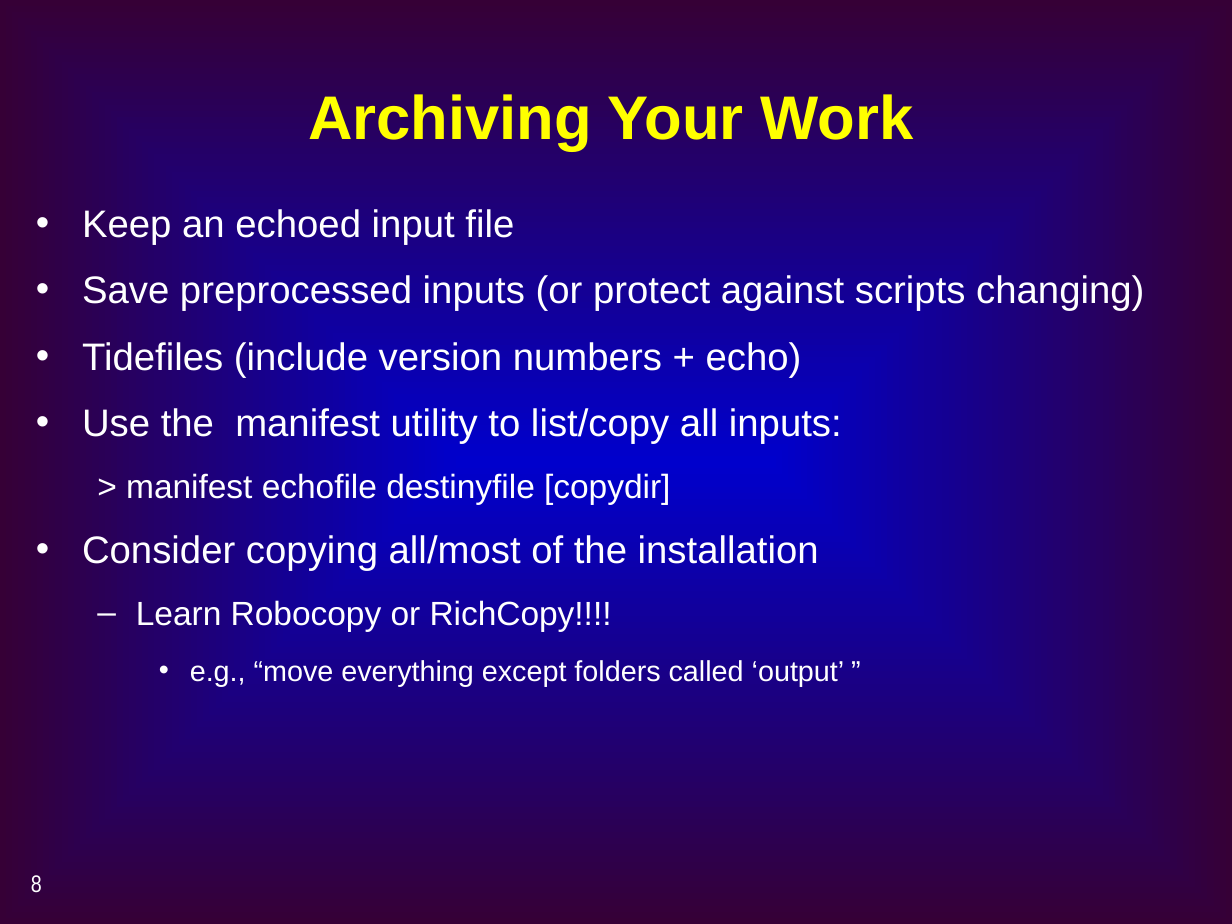
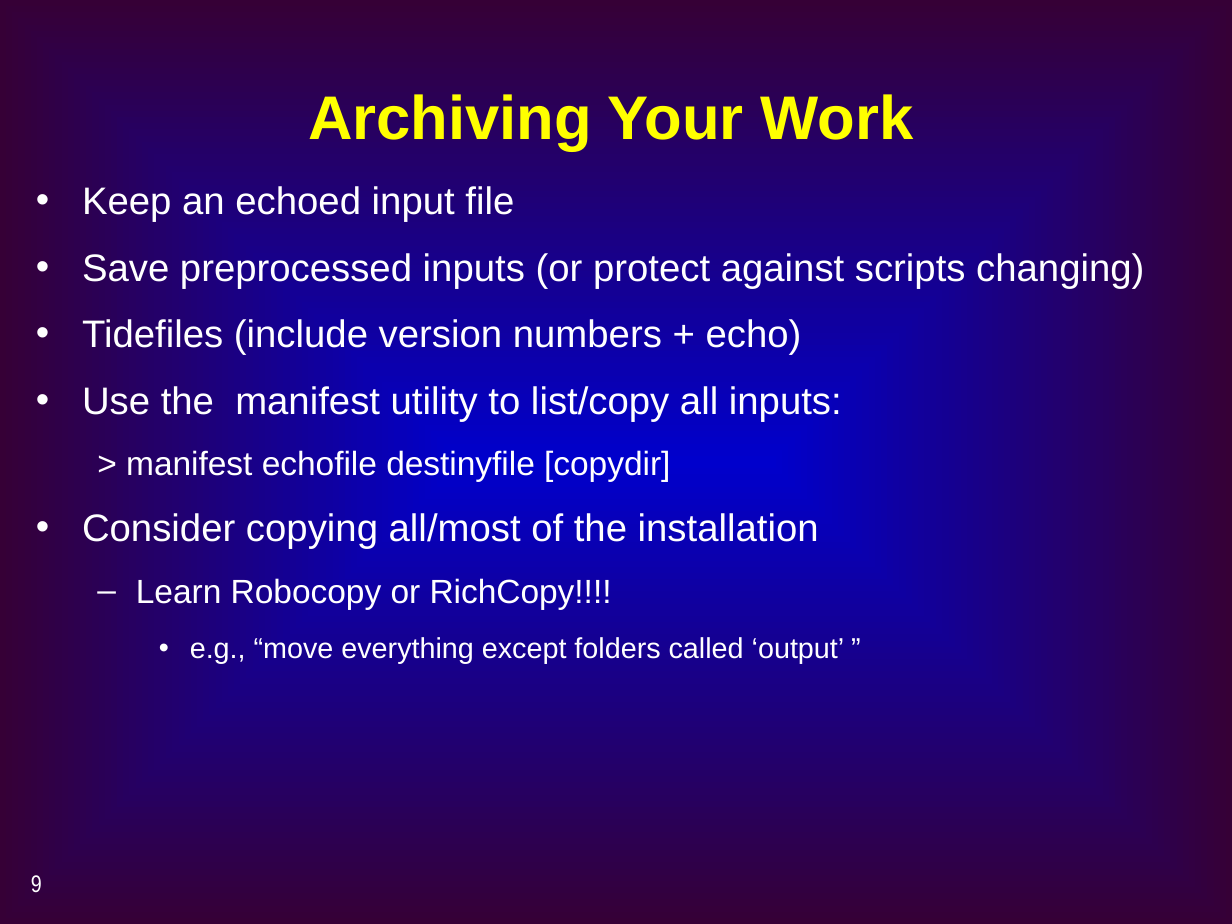
Before and after one commit to CADWRDeltaModeling/dsm2, a slide deck: slide 9 of dsm2/presentations/d4_move_archive_batch.ppt (slide 8 before the commit). Drawn at 1232x924 pixels with LibreOffice and Linux fonts; fonts in the diff are those of the drawing. Boxes give left, top, right and bottom in pixels: in the first picture for what was removed or moved away, otherwise in the second. Text is boxed around its words. In the diff, an @@ line names an element or a change of style, - is before the commit and + after.

```diff
--- a/dsm2/presentations/d4_move_archive_batch.ppt
+++ b/dsm2/presentations/d4_move_archive_batch.ppt
@@ text "Keep an echoed input file" moved from (x1=82, y1=209, x2=1144, y2=686) to (x1=82, y1=186, x2=1144, y2=664) @@
@@ page number at (x1=31, y1=875, x2=42, y2=893): text changed @@
-8
+9
```
Also in this commit, not shown: 4 other slides changed, 1 slide added.
